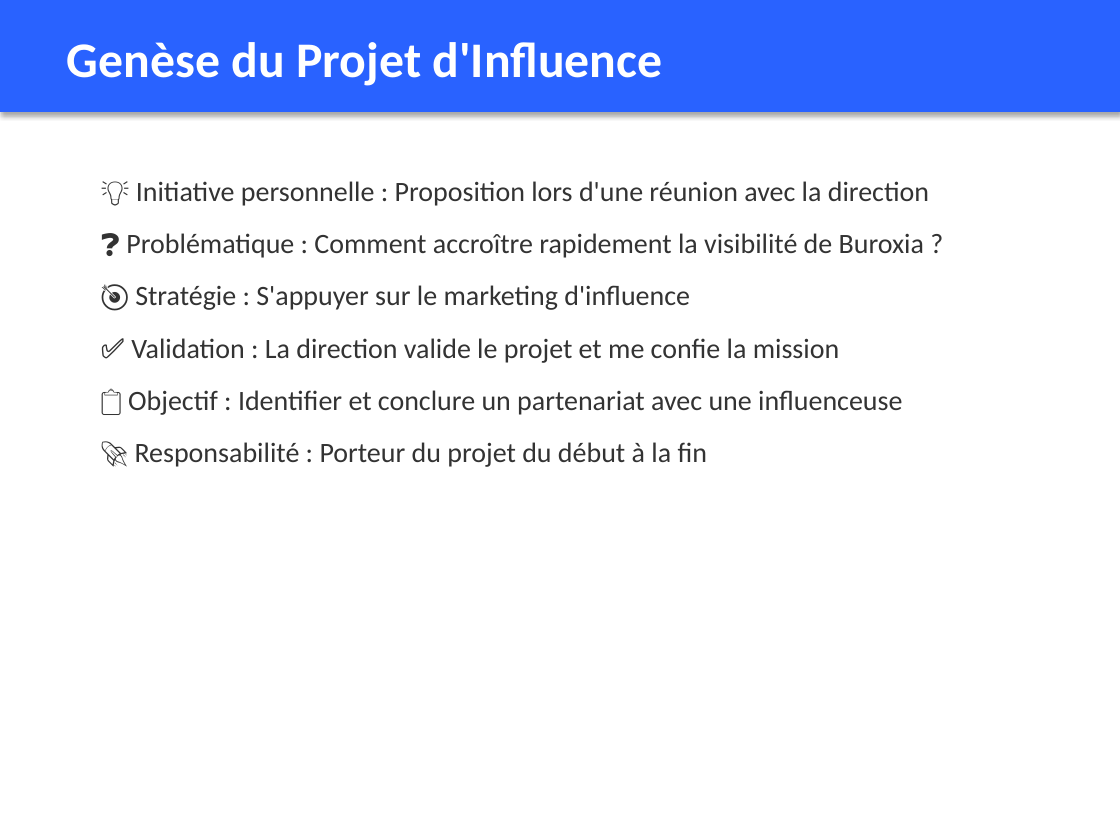
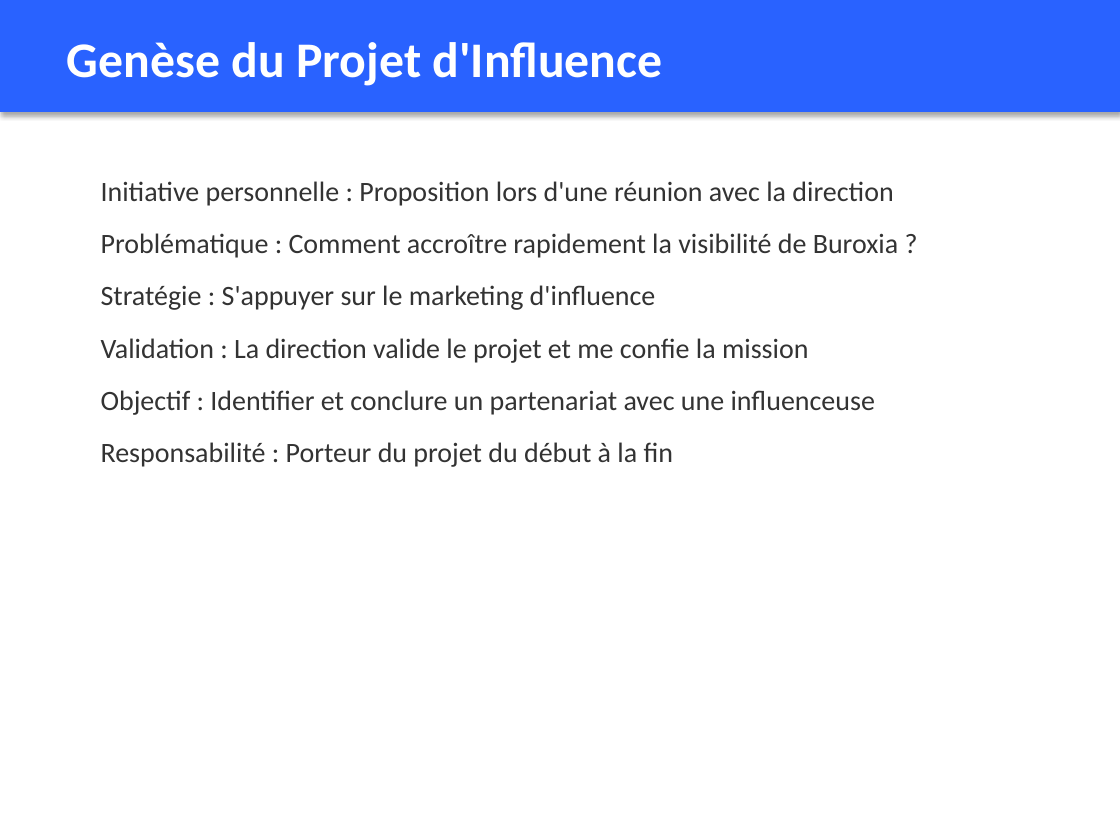
Before and after one commit to DOCK221/lbdmuser.github.io, a slide deck: slide 8 of Soutenance_Mouhamadou_Sow_B3_CDI.pptx. Drawn at 1120x840 pixels with LibreOffice and Linux fonts; fonts in the diff are those of the drawing. Boxes give left, top, right and bottom in pixels: in the first picture for what was removed or moved away, otherwise in the second. Text is boxed around its words. In the diff, an @@ line names an element or a change of style, - is before the commit and + after.

```diff
--- a/Soutenance_Mouhamadou_Sow_B3_CDI.pptx
+++ b/Soutenance_Mouhamadou_Sow_B3_CDI.pptx
@@ text at <box>101,181,898,467</box>: text changed @@
-💡 Initiative personnelle : Proposition lors d'une réunion avec la direction
-❓ Problématique : Comment accroître rapidement la visibilité de Buroxia ?
-🎯 Stratégie : S'appuyer sur le marketing d'influence
-✅ Validation : La direction valide le projet et me confie la mission
-📋 Objectif : Identifier et conclure un partenariat avec une influenceuse
-🚀 Responsabilité : Porteur du projet du début à la fin
+Initiative personnelle : Proposition lors d'une réunion avec la direction
+Problématique : Comment accroître rapidement la visibilité de Buroxia ?
+Stratégie : S'appuyer sur le marketing d'influence
+Validation : La direction valide le projet et me confie la mission
+Objectif : Identifier et conclure un partenariat avec une influenceuse
+Responsabilité : Porteur du projet du début à la fin
```
Also in this commit, not shown: 20 other slides changed, 2 other files.
